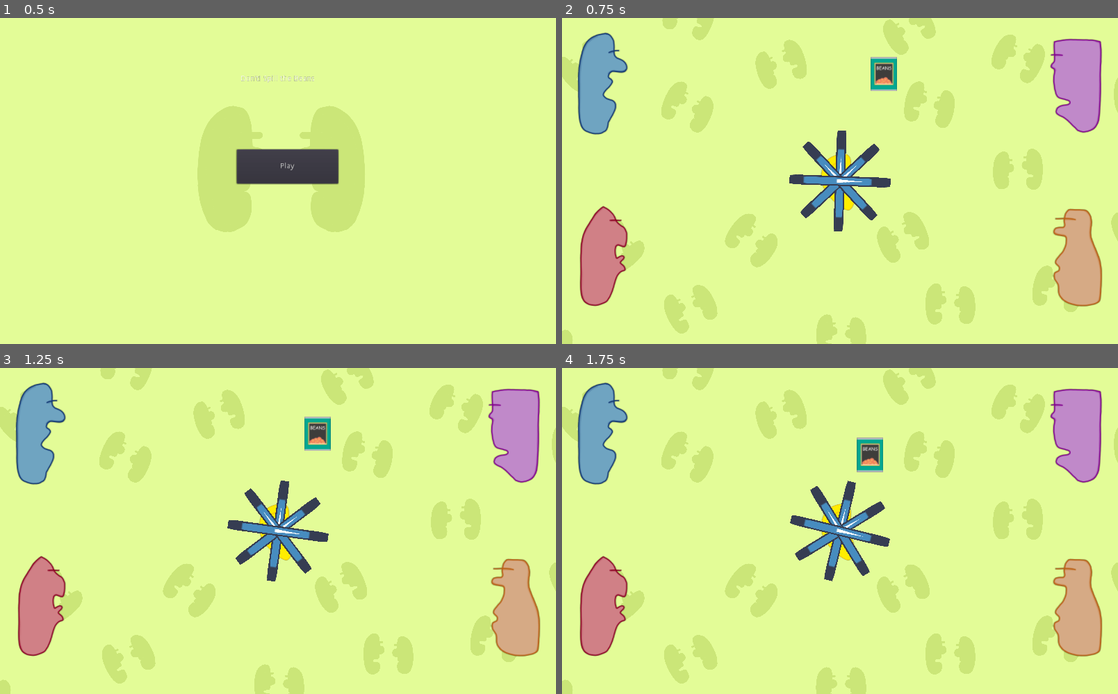
Above: before the commit, frames 1-4 (two rows, left to right).
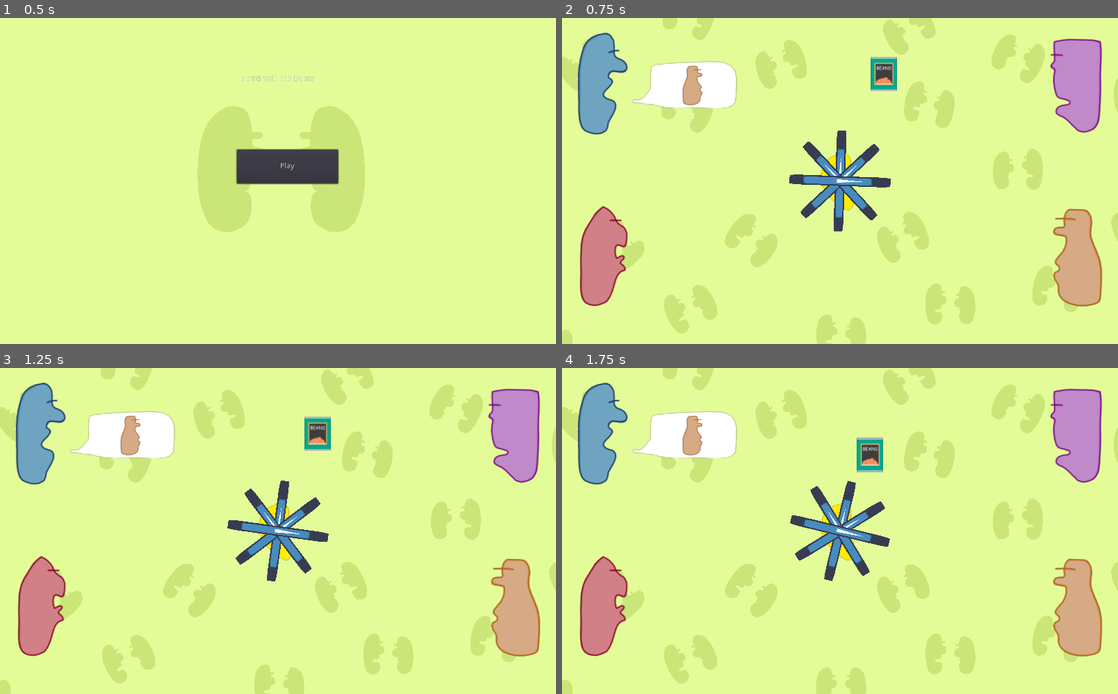
Above: after the commit, the same moments.

Repository: FyshStyx/SpillTheBeans
Game: Godot game, scene res://MainMenu.tscn
The game is run twice, just before and just after one commit, with the same random seed, the same clock (stepped at 60 frames per second) and the same inputs. The engine's default icon, where the game draws it, is replaced by a stand-in: a white triangle on a blue panel in a dark square.
Inputs:
- Up to frame 1 (0.5 s): no input
- Up to frame 2 (0.75 s): click "Play" at 0.5 s
- Up to frame 3 (1.25 s): no input
- Up to frame 4 (1.75 s): hold D (movement_right) from 1.28 s (still down)

Frame 1 is identical in both runs. In frame 2, 2.2% of the frame differs, in the area x 12-32%, y 13-28%; in frame 3, 2.2%; in frame 4, 2.2%.

Commit message:
removed unused code and sprites

Diff:
--- a/beans/Character.tscn
+++ /dev/null
@@ -1,13 +0,0 @@
-[gd_scene load_steps=2 format=2]
-
-[sub_resource type="CapsuleShape2D" id=1]
-radius = 49.0
-height = 102.0
-
-[node name="Character" type="Area2D"]
-
-[node name="Sprite" type="Sprite" parent="."]
-scale = Vector2( 0.05, 0.05 )
-
-[node name="CollisionShape2D" type="CollisionShape2D" parent="."]
-shape = SubResource( 1 )
--- a/beans/GameScene.tscn
+++ b/beans/GameScene.tscn
@@ -2,7 +2,7 @@
 
 [ext_resource path="res://Scenes/Background.tscn" type="PackedScene" id=1]
 [ext_resource path="res://Scenes/HumanEar.tscn" type="PackedScene" id=2]
-[ext_resource path="res://Sprites/bluford.png" type="Texture" id=3]
+[ext_resource path="res://Scenes/Bluford.tscn" type="PackedScene" id=3]
 [ext_resource path="res://Sprites/ferdo.png" type="Texture" id=4]
 [ext_resource path="res://Sprites/gorm.png" type="Texture" id=5]
 [ext_resource path="res://Sprites/ewart.png" type="Texture" id=6]
@@ -21,10 +21,8 @@
 [node name="HumanEar" parent="." instance=ExtResource( 2 )]
 position = Vector2( 512, 300 )
 
-[node name="Bluford" type="Sprite" parent="."]
+[node name="Bluford" parent="." instance=ExtResource( 3 )]
 position = Vector2( 76, 123 )
-scale = Vector2( 0.05, 0.05 )
-texture = ExtResource( 3 )
 
 [node name="Ewart" type="Sprite" parent="."]
 position = Vector2( 76, 439 )
--- a/beans/MainScene.tscn
+++ /dev/null
@@ -1,79 +0,0 @@
-[gd_scene load_steps=8 format=2]
-
-[ext_resource path="res://Scripts/Counter.gd" type="Script" id=1]
-[ext_resource path="res://Scenes/BeanCan.tscn" type="PackedScene" id=2]
-[ext_resource path="res://Scenes/HumanHand.tscn" type="PackedScene" id=3]
-[ext_resource path="res://Scenes/Head.tscn" type="PackedScene" id=4]
-[ext_resource path="res://Scenes/Ear.tscn" type="PackedScene" id=5]
-[ext_resource path="res://Scenes/BeanSpawner.tscn" type="PackedScene" id=6]
-
-[sub_resource type="RectangleShape2D" id=1]
-
-[node name="Control" type="Control"]
-anchor_right = 1.0
-anchor_bottom = 1.0
-__meta__ = {
-"_editor_description_": ""
-}
-
-[node name="Counter" type="RichTextLabel" parent="."]
-anchor_left = 0.5
-anchor_top = 0.1
-anchor_right = 0.586
-anchor_bottom = 0.167
-margin_right = -0.0640259
-margin_bottom = -0.200005
-script = ExtResource( 1 )
-
-[node name="Hand" parent="." instance=ExtResource( 3 )]
-position = Vector2( 506, 495 )
-
-[node name="Can" parent="." instance=ExtResource( 2 )]
-position = Vector2( 511, 170 )
-
-[node name="Timer" type="Timer" parent="."]
-wait_time = 3.0
-autostart = true
-
-[node name="BeanSpawner" parent="." instance=ExtResource( 6 )]
-position = Vector2( 512, 0 )
-speed = 1000
-
-[node name="Left Wall" type="StaticBody2D" parent="."]
-position = Vector2( -490, -12 )
-collision_layer = 2
-collision_mask = 2
-
-[node name="CollisionShape2D" type="CollisionShape2D" parent="Left Wall"]
-position = Vector2( 444, 358 )
-rotation = -3.14159
-scale = Vector2( 2.15289, -49.3388 )
-shape = SubResource( 1 )
-
-[node name="Right Wall" type="StaticBody2D" parent="."]
-position = Vector2( -490, -12 )
-collision_layer = 2
-collision_mask = 2
-
-[node name="CollisionShape2D" type="CollisionShape2D" parent="Right Wall"]
-position = Vector2( 1561, 361 )
-rotation = -3.14159
-scale = Vector2( 2.15289, -49.3388 )
-shape = SubResource( 1 )
-
-[node name="testhead1" parent="." instance=ExtResource( 4 )]
-position = Vector2( 64, 84 )
-
-[node name="testhead2" parent="." instance=ExtResource( 4 )]
-position = Vector2( 67, 277 )
-
-[node name="testhead3" parent="." instance=ExtResource( 4 )]
-position = Vector2( 67, 470 )
-
-[node name="testhead4" parent="." instance=ExtResource( 4 )]
-position = Vector2( 960, 84 )
-
-[node name="Ear" parent="." instance=ExtResource( 5 )]
-position = Vector2( 521, 585 )
-
-[connection signal="timeout" from="Timer" to="BeanSpawner" method="_on_Timer_timeout"]
--- a/beans/Scenes/BeanCan.tscn
+++ b/beans/Scenes/BeanCan.tscn
@@ -1,7 +1,6 @@
-[gd_scene load_steps=5 format=2]
+[gd_scene load_steps=4 format=2]
 
-[ext_resource path="res://Sprites/bean can2.png" type="Texture" id=1]
-[ext_resource path="res://Scripts/BeanCan.gd" type="Script" id=2]
+[ext_resource path="res://Sprites/bean can.png" type="Texture" id=1]
 
 [sub_resource type="PhysicsMaterial" id=2]
 friction = 0.0
@@ -13,7 +12,6 @@
 physics_material_override = SubResource( 2 )
 contacts_reported = 10
 contact_monitor = true
-script = ExtResource( 2 )
 
 [node name="BeanCan" type="Sprite" parent="."]
 position = Vector2( 3.72529e-09, -17 )
@@ -23,5 +21,3 @@
 [node name="CollisionShape2D" type="CollisionShape2D" parent="."]
 position = Vector2( 0, -17.25 )
 shape = SubResource( 1 )
-
-[connection signal="body_entered" from="." to="." method="_on_Can_body_entered"]
--- a/beans/Scenes/BeanSpawner.tscn
+++ /dev/null
@@ -1,11 +0,0 @@
-[gd_scene load_steps=3 format=2]
-
-[ext_resource path="res://Sprites/icon.png" type="Texture" id=1]
-[ext_resource path="res://Scripts/BeanSpawner.gd" type="Script" id=2]
-
-[node name="BeanSpawner" type="Node2D"]
-script = ExtResource( 2 )
-speed = 150
-
-[node name="Sprite" type="Sprite" parent="."]
-texture = ExtResource( 1 )
--- /dev/null
+++ b/beans/Scenes/Bluford.tscn
@@ -0,0 +1,10 @@
+[gd_scene load_steps=3 format=2]
+
+[ext_resource path="res://Scenes/Head.tscn" type="PackedScene" id=1]
+[ext_resource path="res://Sprites/bluford.png" type="Texture" id=2]
+
+[node name="Bluford" instance=ExtResource( 1 )]
+
+[node name="Bluford" type="Sprite" parent="." index="2"]
+scale = Vector2( 0.05, 0.05 )
+texture = ExtResource( 2 )
--- a/beans/Scenes/Ear.tscn
+++ /dev/null
@@ -1,19 +0,0 @@
-[gd_scene load_steps=4 format=2]
-
-[ext_resource path="res://Sprites/icon.png" type="Texture" id=1]
-[ext_resource path="res://Scripts/Ear.gd" type="Script" id=2]
-
-[sub_resource type="RectangleShape2D" id=1]
-extents = Vector2( 542, 31 )
-
-[node name="Ear" type="Area2D"]
-script = ExtResource( 2 )
-
-[node name="Icon" type="Sprite" parent="."]
-scale = Vector2( 16.9219, 1 )
-texture = ExtResource( 1 )
-
-[node name="CollisionShape2D" type="CollisionShape2D" parent="."]
-shape = SubResource( 1 )
-
-[connection signal="body_entered" from="." to="." method="_on_Ear_body_entered"]
--- a/beans/Scenes/Head.tscn
+++ b/beans/Scenes/Head.tscn
@@ -1,17 +1,22 @@
 [gd_scene load_steps=4 format=2]
 
-[ext_resource path="res://Sprites/icon.png" type="Texture" id=1]
-[ext_resource path="res://Scripts/Head.gd" type="Script" id=2]
+[ext_resource path="res://Sprites/speech bubble.png" type="Texture" id=1]
+[ext_resource path="res://Sprites/gorm.png" type="Texture" id=3]
 
 [sub_resource type="RectangleShape2D" id=1]
-extents = Vector2( 32, 63 )
+extents = Vector2( 46, 93.5 )
 
 [node name="Head" type="StaticBody2D"]
-script = ExtResource( 2 )
 
-[node name="Icon" type="Sprite" parent="."]
-scale = Vector2( 1, 2 )
+[node name="Character Collision" type="CollisionShape2D" parent="."]
+shape = SubResource( 1 )
+
+[node name="SpeechBubble" type="Sprite" parent="."]
+position = Vector2( 150, 0 )
+scale = Vector2( 0.05, 0.05 )
 texture = ExtResource( 1 )
 
-[node name="CollisionShape2D" type="CollisionShape2D" parent="."]
-shape = SubResource( 1 )
+[node name="TargetHead" type="Sprite" parent="SpeechBubble"]
+position = Vector2( 300, 0 )
+scale = Vector2( 0.4, 0.4 )
+texture = ExtResource( 3 )
--- a/beans/Scenes/HumanEar.tscn
+++ b/beans/Scenes/HumanEar.tscn
@@ -1,8 +1,9 @@
 [gd_scene load_steps=7 format=2]
 
 [ext_resource path="res://Sprites/ear.png" type="Texture" id=1]
-[ext_resource path="res://Scenes/Spinning Wheel.gd" type="Script" id=2]
+[ext_resource path="res://Scripts/Spinning Wheel.gd" type="Script" id=2]
 [ext_resource path="res://Sprites/icon.png" type="Texture" id=3]
+
 
 [sub_resource type="CircleShape2D" id=1]
 radius = 300.0
--- a/beans/Scenes/HumanHand.tscn
+++ /dev/null
@@ -1,31 +0,0 @@
-[gd_scene load_steps=5 format=2]
-
-[ext_resource path="res://Scripts/HumanHand.gd" type="Script" id=2]
-[ext_resource path="res://Sprites/human hand.png" type="Texture" id=3]
-
-[sub_resource type="PhysicsMaterial" id=1]
-
-[sub_resource type="RectangleShape2D" id=2]
-extents = Vector2( 82, 18.5 )
-
-[node name="Hand" type="RigidBody2D"]
-collision_layer = 3
-collision_mask = 3
-mass = 10.0
-physics_material_override = SubResource( 1 )
-gravity_scale = 0.0
-can_sleep = false
-angular_damp = 100.0
-script = ExtResource( 2 )
-
-[node name="HumanHand" type="Sprite" parent="."]
-scale = Vector2( 0.08, 0.08 )
-texture = ExtResource( 3 )
-
-[node name="CollisionPolygon2D" type="CollisionPolygon2D" parent="."]
-polygon = PoolVector2Array( -11, -12, -76, -25, -84, -11, -6, 27, 85, 23, 76, -15, 53, -24, 36, -26, 25, -24, 11, -15, 2, -10 )
-disabled = true
-
-[node name="CollisionShape2D" type="CollisionShape2D" parent="."]
-position = Vector2( -4, -8.5 )
-shape = SubResource( 2 )
--- a/beans/Scenes/Speech Bubble.tscn
+++ /dev/null
@@ -1,7 +0,0 @@
-[gd_scene load_steps=2 format=2]
-
-[ext_resource path="res://Sprites/icon.png" type="Texture" id=1]
-
-[node name="Speech Bubble" type="Sprite"]
-scale = Vector2( 5.1875, 1 )
-texture = ExtResource( 1 )
--- a/beans/Scripts/BeanCan.gd
+++ /dev/null
@@ -1,63 +0,0 @@
-extends RigidBody2D
-
-# Use this variable to check if this can has been "caught" yet
-var in_stack = true
-
-#Override of default behaviour
-func get_class():
-	return "Can"
-
-# Create joints between colliding rigid bodies so the stack is more "stable"
-# (Possible mechanic, you lose when hand dips past certain degree of tilt??)
-func _on_Can_body_entered(body):
-
-	if in_stack == false:
-		#print("detected_collision from can %s" % get_name())
-		#set_mass(0)
-		#set_gravity_scale(40)
-
-		#self.set_linear_damp(10)
-
-
-		# Get path to cans
-		var path_a = self.get_path()
-		var path_b = body.get_path()
-
-		# Get location of can
-		var curr_pos = get_position()
-
-		# Get dimensions of can
-		# We plan to create two joints, one on eather edge of the can
-		# Hopefully will give a stable, jitter free joint
-		# This assumes that the joint only is created if the can lands flush on the top
-		# of another body (will need to take into account degrees of rotation for other joints
-		var shape_dimensions = $CollisionShape2D.shape.extents
-		var right_edge = curr_pos.x + shape_dimensions.x
-		var left_edge = curr_pos.x - shape_dimensions.x
-		var bottom_edge = curr_pos.y + shape_dimensions.y
-
-		#Create left joint
-		var joint_pos = Vector2(left_edge, bottom_edge)
-		create_joint(joint_pos, path_a, path_b)
-
-		#Create right joint
-		joint_pos = Vector2(right_edge, bottom_edge)
-		create_joint(joint_pos, path_a, path_b)
-
-
-		# Prevent further joints from being created
-		in_stack = true
-
-
-func create_joint(pos, path_a, path_b):
-	# Initialise a new pinjoint2D
-	var joint = PinJoint2D.new()
-	get_parent().add_child(joint)
-
-
-	joint.set_position(pos)
-	joint.set_softness(30)
-
-	# Set current can and colliding body as joined nodes
-	joint.set_node_a(path_a)
-	joint.set_node_b(path_b)
--- a/beans/Scripts/BeanSpawner.gd
+++ /dev/null
@@ -1,36 +0,0 @@
-extends Node2D
-
-
-const can = preload("res://Scenes/BeanCan.tscn")
-var screen_size
-export var speed = 400
-var velocity = Vector2.ZERO
-
-# Called when the node enters the scene tree for the first time.
-func _ready():
-	screen_size = get_viewport_rect().size
-	velocity.x = 1
-
-
-# Called every frame. 'delta' is the elapsed time since the previous frame.
-func _process(delta):
-
-
-
-	#update direction if hit edge screen
-	if position.x == screen_size.x:
-		velocity.x = -1
-	elif position.x == 0:
-		velocity.x = 1
-
-	velocity = velocity.normalized() * speed
-
-	#Update position
-	position += velocity * delta
-	position.x = clamp(position.x, 0, screen_size.x)
-
-
-func _on_Timer_timeout():
-	var newcan = can.instance()
-	newcan.position = position
-	owner.add_child(newcan)
--- a/beans/Scripts/Ear.gd
+++ /dev/null
@@ -1,20 +0,0 @@
-extends Area2D
-
-var middle_x
-var middle_y
-
-func _ready():
-	var screen_size = get_viewport_rect().size
-	middle_x = screen_size.x / 2
-	middle_y = screen_size.y / 2
-
-
-# Game over when a can collides with the ear
-func _on_Ear_body_entered(body):
-
-	if body.get_class() == "Can":
-		print("game over")
-#		var txt = RichTextLabel.new()
-#		txt.set_text("GAME OVER")
-#		txt.set_position(Vector2(middle_x, middle_y))
-#		get_parent().add_child(txt)
--- a/beans/Scripts/Head.gd
+++ /dev/null
@@ -1,30 +0,0 @@
-extends StaticBody2D
-
-const speech_bubble = preload("res://Scenes/Speech Bubble.tscn")
-
-var middle
-
-
-# Called when the node enters the scene tree for the first time.
-func _ready():
-	var screen_size = get_viewport_rect().size
-	middle = screen_size.x / 2
-
-
-# Called every frame. 'delta' is the elapsed time since the previous frame.
-#func _process(delta):
-#	pass
-
-# Create a new speech bubble
-func _on_Timer_timeout():
-	var new_speech = speech_bubble.instance()
-	var speech_pos = get_position()
-
-	#Off set speech bubble based on which side of screen head is on
-	if speech_pos.x < middle:
-		speech_pos.x += 250
-	else:
-		speech_pos.x -= 250
-
-	new_speech.set_position(speech_pos)
-	get_parent().add_child(new_speech)
--- a/beans/Scripts/HumanHand.gd
+++ /dev/null
@@ -1,55 +0,0 @@
-extends RigidBody2D
-
-var speed = 30
-var additional_torque = 200
-
-# Seems to be called every frame that the node is NOT "sleeping" (this is why controls would time out if AFK)
-func _integrate_forces(state):
-	handle_movement(state)
-	counteract_cans_linear(state)
-	counteract_cans_torque(state)
-
-
-
-# Move hand left and right based off input
-# Impulse doesn't make a lot of sense considering
-# I have dampening set to -1 (i.e. off)
-func handle_movement(state):
-	if Input.is_action_pressed("movement_right"):
-		state.apply_central_impulse(Vector2(speed,0))
-	elif Input.is_action_pressed("movement_left"):
-		state.apply_central_impulse(Vector2(-1 * speed,0))
-
-
-
-# Used to "push back" against the linear impulses imparted from colliding cans
-# Note: Positive "y" is actually "down" in Godot
-func counteract_cans_linear(state):
-	var lin_vel = state.get_linear_velocity()
-
-	# If can is moving up or down, dampen movement
-	# with an equal but opposing force
-	# Also creates a nice bobbing animation
-	if lin_vel.y != 0:
-		var opp_y = lin_vel.y * -1
-		state.add_central_force(Vector2(0, opp_y))
-
-
-# Used to push back against the rotational impulses imparted from colliding cans
-# (especially those landing close to the edges of the hand)
-# Might be the cause of cans "glitching" and phasing through each other
-func counteract_cans_torque(state):
-
-	var ang_vel = state.get_angular_velocity()
-	var rotation = get_global_rotation_degrees()
-	#print("Angle V: %s, Rot: %s" % [ang_vel, rotation])
-
-	if rotation > 0.5:
-		state.add_torque(-1 * additional_torque)
-	elif rotation < -0.5:
-		state.add_torque(additional_torque)
-	else: #To prevent constant shaking back and forth, rapidly remove torque in sweet spot
-		var curr_torque = get_applied_torque()
-		#print("Old Torque: %s" % get_applied_torque())
-		set_applied_torque(curr_torque / 2)
-		#print("New Torque: %s" % get_applied_torque())
--- a/beans/Scripts/Speech Bubble.gd
+++ /dev/null
@@ -1,20 +0,0 @@
-extends Sprite
-
-
-# Declare member variables here. Examples:
-# var a = 2
-# var b = "text"
-
-
-# Called when the node enters the scene tree for the first time.
-func _ready():
-	pass # Replace with function body.
-
-
-# Called every frame. 'delta' is the elapsed time since the previous frame.
-#func _process(delta):
-#	pass
-
-#Destory speech bubble after timeout
-func _on_Timer_timeout():
-	queue_free()
Renamed: beans/Scenes/Spinning Wheel.gd -> beans/Scripts/Spinning Wheel.gd
Binary file changed: beans/Sprites/bean can.png
Binary file removed: beans/Sprites/bean can2.png
Binary file removed: beans/Sprites/human hand.png
Not shown, removed: beans/Sprites/human hand.png.import
Binary file added: beans/Sprites/speech bubble.png
Not shown, changed: beans/Sprites/speech bubble.png.import
